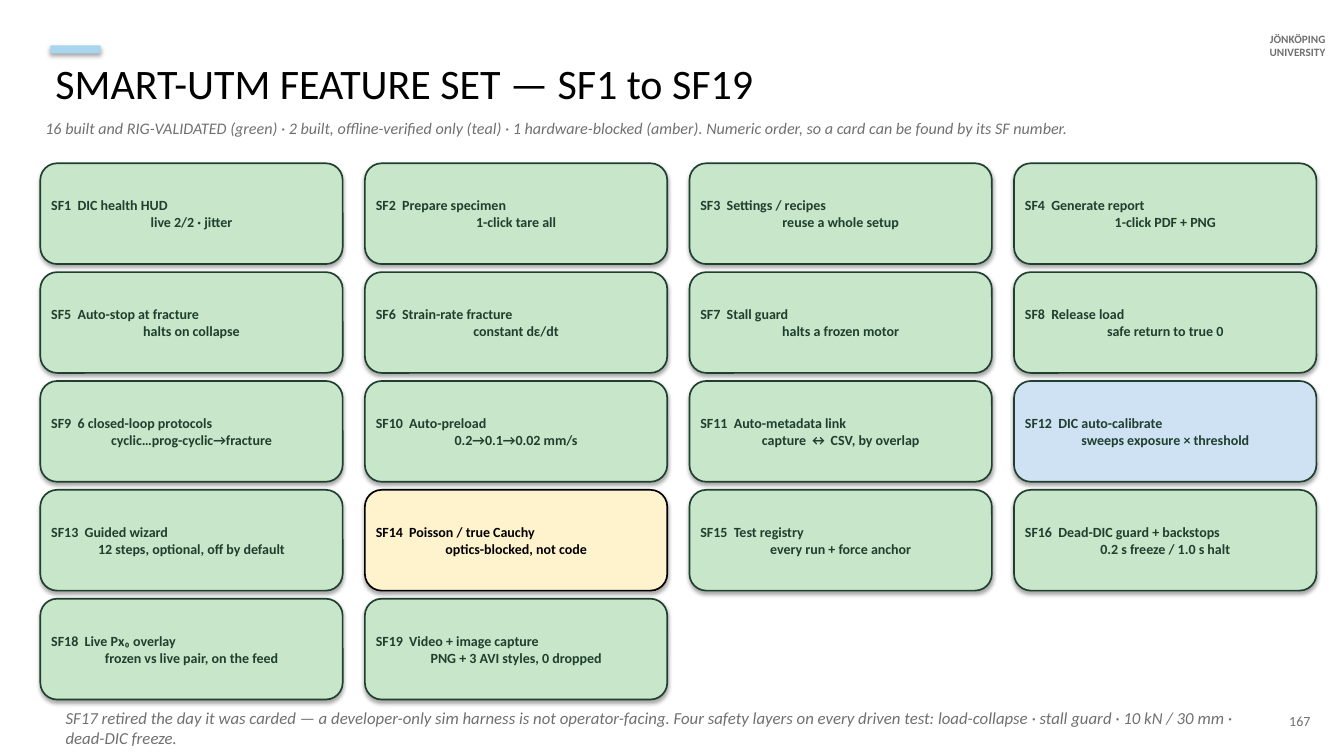
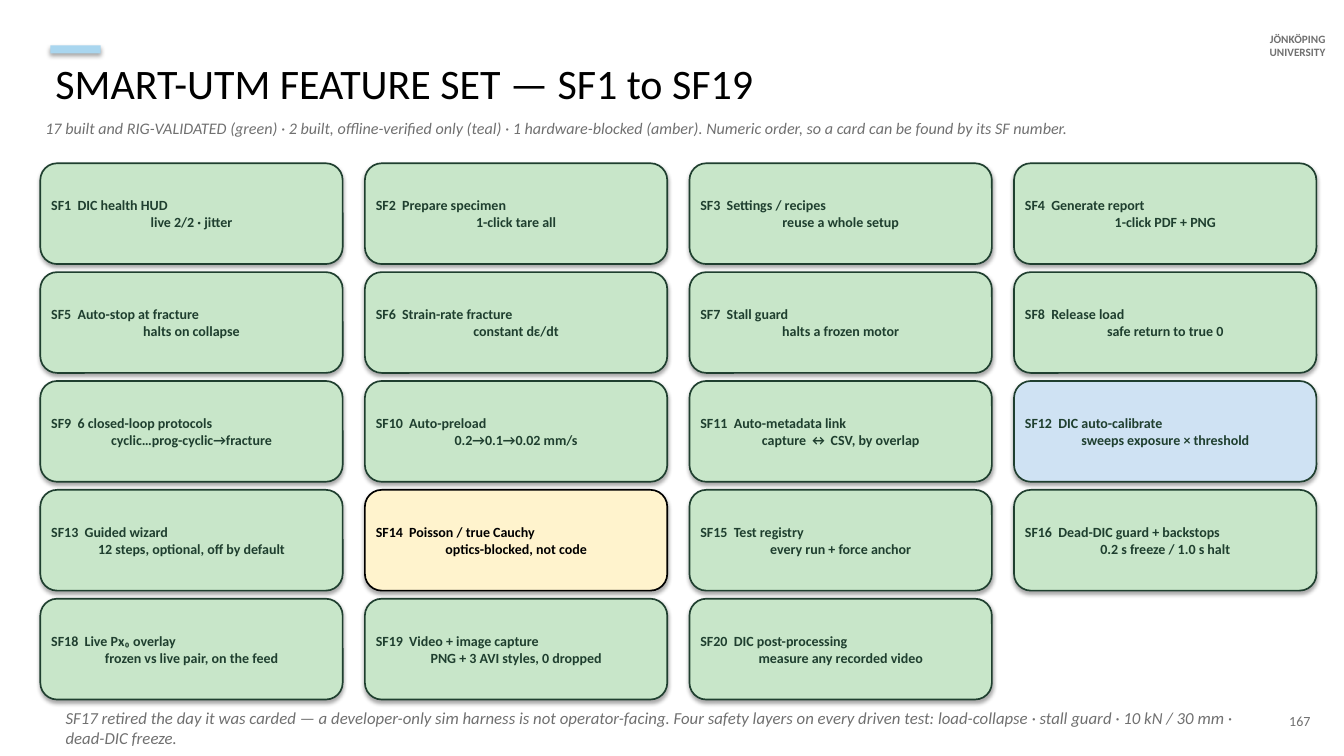
Before and after one commit to AdithyaSivakumar-3/UTM, a slide deck: slide 27 of documentation/decks/V6a_8_6_20_slides.pptx. Drawn at 1344x756 pixels with LibreOffice and Linux fonts; fonts in the diff are those of the drawing. Boxes give left, top, right and bottom in pixels: in the first picture for what was removed or moved away, otherwise in the second. Text is boxed around its words. In the diff, an @@ line names an element or a change of style, - is before the commit and + after.

```diff
--- a/documentation/decks/V6a_8_6_20_slides.pptx
+++ b/documentation/decks/V6a_8_6_20_slides.pptx
@@ text at <box>45,122,1067,137</box>: text changed @@
-16 built and RIG-VALIDATED (green) · 2 built, offline-verified only (teal) · 1 hardware-blocked (amber). Numeric order, so a card can be found by its SF number.
+17 built and RIG-VALIDATED (green) · 2 built, offline-verified only (teal) · 1 hardware-blocked (amber). Numeric order, so a card can be found by its SF number.
@@ rounded rectangle added at <box>690,599,992,700</box>, fill #C8E6C9, outline #1F3F2F 1.2 pt, 10 pt, text #1F3F2F, bold @@
+SF20 DIC post-processing
+measure any recorded video
```
Also in this commit, not shown: 2 other slides changed, 2 slides added, 3 other files.
